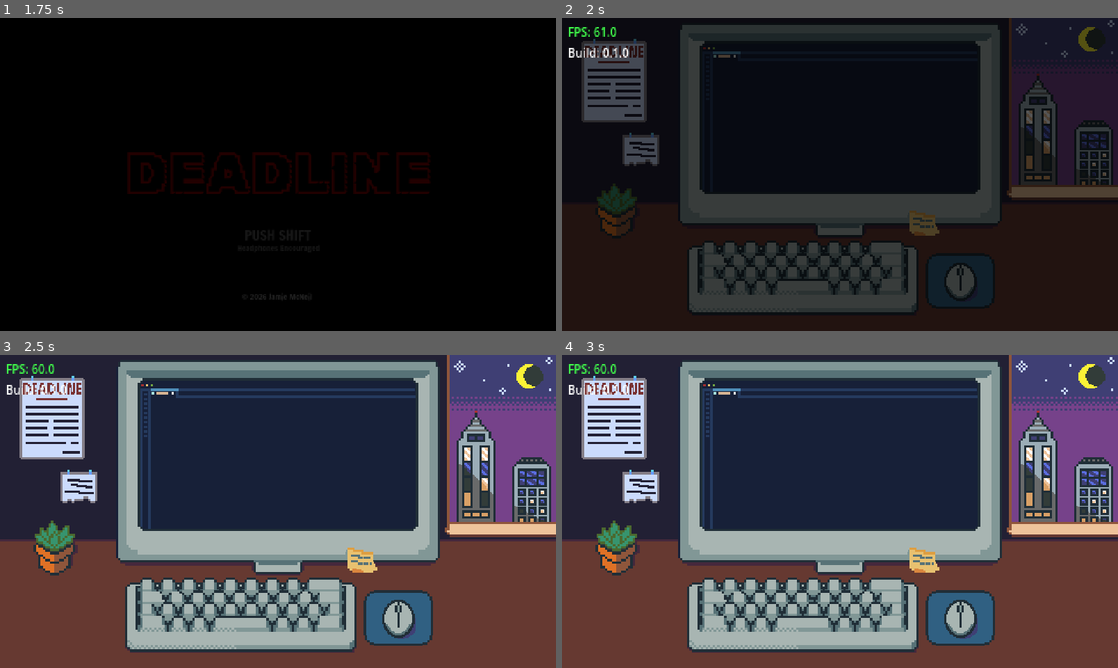
Above: before the commit, frames 1-4 (two rows, left to right).
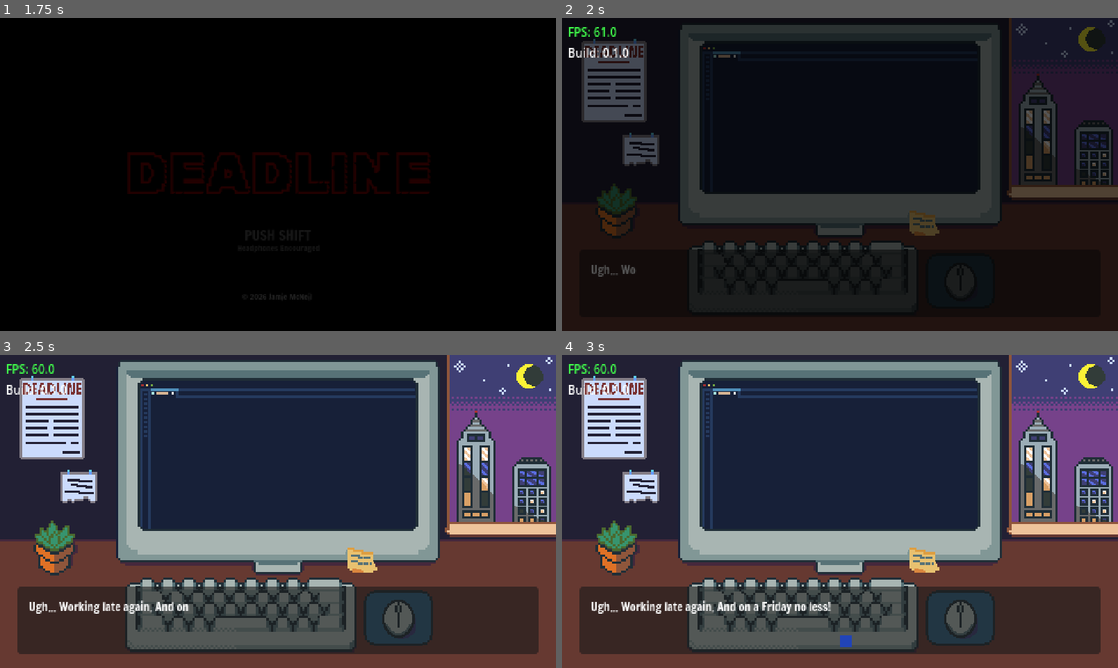
Above: after the commit, the same moments.

Repository: mcneiljv/game-off-2026
Game: Godot game, scene res://src/core/main_game/title_screen.tscn
Two runs of this game, one before a commit and one after it. Both use one fixed random seed, a clock stepped at 60 frames per second and the inputs below. Sound files missing from this copy of the repository are replaced by a short silence.
Inputs:
- Up to frame 1 (1.75 s): hold Shift (left_shift) from 1.28 s (still down)
- Up to frame 2 (2 s): keep holding Shift (left_shift)
- Up to frame 3 (2.5 s): release Shift (left_shift) at 2.03 s
- Up to frame 4 (3 s): no input

Frame 1 is identical in both runs. In frame 2, 6.3% of the frame differs, in the area x 5-75%, y 74-94%; in frame 3, 18%; in frame 4, 18%, in the area x 3-97%, y 74-96%.

Commit message:
Fix first dialog skipped bug; Update dialog to latest script; Add web export preset

Diff:
--- a/assets/data/dialog.json
+++ b/assets/data/dialog.json
@@ -1,96 +1,72 @@
 [
   {
     "type": "dialog",
-    "text": "Ugh... It's Friday night and I'm working late again. I've just gotta get the code for this bug fix submitted for review, then I can go home."
-  },
-  {
-    "type": "dialog",
-    "text": "It just feels so unfair. Everyone else left hours ago, even my boss."
-  },
-  {
-    "type": "dialog",
-    "text": "I also forgot to eat today..."
-  },
-  {
-    "type": "dialog",
-    "text": "Well, this should only take about an hour. Let's push on."
-  },
-  {
-    "type": "typing",
-    "text": "// TODO: refactor before code freeze\nfunction submitReport(user) {\n  if (!user) return null;\n  return synergize(user.data);\n}"
-  },
-  {
-    "type": "dialog",
-    "text": "Man, these app breaking bugs keep popping up more and more. It's almost like we should take time to focus on tech debt instead of shoving in new features."
-  },
-  {
-    "type": "dialog",
-    "text": "Heh, that'll never happen."
-  },
-  {
-    "type": "typing",
-    "text": "const MAX_RETRIES = 3;\nlet attempts = 0;\n\nasync function saveOrder(order) {\n  attempts++;\n  return await api.post(order);\n}"
-  },
-  {
-    "type": "typing",
-    "text": "def validate_input(data):\n    # TODO: leverage existing schema\n    if data is None:\n        raise ValueError('empty')\n    return data.strip()",
+    "text": "Ugh... Working late again. And on a Friday no less!"
+  },
+  {
+    "type": "dialog",
+    "text": "I've just gotta get this bug sorted, then I can go home and get some much needed sleep."
+  },
+  {
+    "type": "dialog",
+    "text": "This is so unfair. Everyone else left hours ago, even my boss."
+  },
+  { "type": "dialog", "text": "I also haven't eaten since noon..." },
+  {
+    "type": "dialog",
+    "text": "But there's no way around it, I have to get this code submitted tonight or I'll risk getting fired."
+  },
+  { "type": "typing", "text": "// typing block 1" },
+  {
+    "type": "dialog",
+    "text": "Man, these app breaking bugs keep cropping up more and more. It's almost like we should focus on fixing tech debt instead of shoving in \"Exciting New Features\"."
+  },
+  { "type": "dialog", "text": "Yeah, right. Like that'll ever happen." },
+  { "type": "typing", "text": "// typing block 2" },
+  { "type": "typing", "text": "// typing block 3" },
+  {
+    "type": "typing",
+    "text": "// typing block 4",
     "sound": "MonsterTension1",
-    "closeness": 0.2
-  },
-  {
-    "type": "dialog",
-    "text": "What the hell was that?"
-  },
-  {
-    "type": "dialog",
-    "text": "..."
-  },
+    "closeness": 0.15,
+    "delay": 3.0
+  },
+  { "type": "dialog", "text": "What the hell was that?!" },
+  { "type": "dialog", "text": "..." },
   {
     "type": "dialog",
     "text": "I guess it could just be the building settling... Weird."
   },
-  {
-    "type": "dialog",
-    "text": "I just wanna get this crap done and go home."
-  },
-  {
-    "type": "typing",
-    "text": "// ship now, circle back later\nconst hotfix = (bug) => {\n  bug.status = 'resolved';\n  return bug;\n};"
-  },
-  {
-    "type": "dialog",
-    "text": "Boss: Hey Finley, just wanted to touch base. Where are we on that bug fix?",
-    "sound": "MobileBuzz",
-    "closeness": 0.6
-  },
-  {
-    "type": "dialog",
-    "text": "Haha! \"We\". As if she's here working on this crap with me."
-  },
-  {
-    "type": "dialog",
-    "text": "You: Hey Karen. I should be finished up within the hour. Sorry for the delay!"
-  },
-  {
-    "type": "dialog",
-    "text": "Boss: Alright, just let me know when you're finished. It's critical that we get this fix in tonight.",
-    "sound": "MobileBuzz",
-    "closeness": 0.6
-  },
-  {
-    "type": "dialog",
-    "text": "You: Can do!"
-  },
-  {
-    "type": "typing",
-    "text": "const deadline = '11:59 PM';\nlet bandwidth = 0;\n\nwhile (bandwidth < 100) {\n  circleBack(manager);\n}"
-  },
-  {
-    "type": "typing",
-    "text": "<div class='dashboard'>\n  <h1>Synergy Metrics</h1>\n  <p>Moving the needle daily.</p>\n</div>\n<!-- low-hanging fruit -->",
+  { "type": "dialog", "text": "I just wanna get this done and go home." },
+  { "type": "typing", "text": "// typing block 5" },
+  {
+    "type": "dialog",
+    "text": "Boss: Hey Finley, I just wanted to touch base. Where are we at on that bug fix?",
+    "sound": "MobileBuzz",
+    "closeness": 0.6
+  },
+  {
+    "type": "dialog",
+    "text": "Ha! \"We\". As if she's here working on this crap with me."
+  },
+  {
+    "type": "dialog",
+    "text": "You: Hey Karen! I should be finished up within an hour. Sorry for the delay!"
+  },
+  {
+    "type": "dialog",
+    "text": "Boss: Alright, just let me know when you're finished. It's critical that we get this fix deployed tonight.",
+    "sound": "MobileBuzz",
+    "closeness": 0.6
+  },
+  { "type": "dialog", "text": "You: Can do!" },
+  { "type": "typing", "text": "// typing block 6" },
+  {
+    "type": "typing",
+    "text": "// typing block 7",
     "sound": "MonsterTension2",
-    "closeness": 0.3,
-    "delay": 1.0
+    "closeness": 0.35,
+    "delay": 3.0
   },
   {
     "type": "dialog",
@@ -98,27 +74,18 @@
   },
   {
     "type": "dialog",
-    "text": "Maybe it's just one of my co-workers playing a prank on me. They know I'm working late again."
-  },
-  {
-    "type": "dialog",
-    "text": "Very funny guys. Knock it off! I'm trying to do the work you all didn't wanna do."
-  },
-  {
-    "type": "dialog",
-    "text": "Assholes."
-  },
-  {
-    "type": "typing",
-    "text": "def validate_input(data):\n    # TODO: leverage existing schema\n    if data is None:\n        raise ValueError('empty')\n    return data.strip()"
-  },
-  {
-    "type": "typing",
-    "text": "// who else is in the building?\nconst alone = true;\nif (alone === true) {\n  console.log('good');\n}\n// ...right?"
-  },
-  {
-    "type": "dialog",
-    "text": "Spouse: Hey! I thought you'd be home already. Where are you?",
+    "text": "You know, it's probably just one of my co-workers playing a prank on me. Everyone knows I'm here late again."
+  },
+  {
+    "type": "dialog",
+    "text": "Very funny, knock it off! I'm just trying to finish my code so I can leave this damn desk."
+  },
+  { "type": "dialog", "text": "Assholes." },
+  { "type": "typing", "text": "// typing block 8" },
+  { "type": "typing", "text": "// typing block 9" },
+  {
+    "type": "dialog",
+    "text": "Spouse: Hey, I thought you'd be home already. Where are you?",
     "sound": "MobileBuzz",
     "closeness": 0.6
   },
@@ -138,7 +105,17 @@
   },
   {
     "type": "dialog",
-    "text": "Spouse: You said that last time... Ugh. Fine. Just text me when you're leaving the office.",
+    "text": "Spouse: You said that last time... You haven't been sleeping. I'm worried about your mental health.",
+    "sound": "MobileBuzz",
+    "closeness": 0.6
+  },
+  {
+    "type": "dialog",
+    "text": "You: I promise I'll get some sleep this weekend. I just really have to get this done."
+  },
+  {
+    "type": "dialog",
+    "text": "Spouse: Ugh. Fine. Just text me when you're leaving the office.",
     "sound": "MobileBuzz",
     "closeness": 0.6
   },
@@ -156,30 +133,74 @@
   },
   {
     "type": "dialog",
-    "text": "I'll just pour a quick cup of coffee.",
+    "text": "I'll just make a quick cup of coffee and get back to it.",
     "sound": "CoffeePour",
     "closeness": 0.8
   },
-  {
-    "type": "dialog",
-    "text": "Alright, back to working on this damn bug."
-  },
-  {
-    "type": "typing",
-    "text": "let bandwidth = 0;\nlet coffee = 0;\n\nwhile (deadline > now) {\n  bandwidth--;\n  coffee++;\n}"
-  },
-  {
-    "type": "typing",
-    "text": "// stakeholder feedback: 'make it pop'\nfunction deepDive(ticket) {\n  ticket.priority = 'critical';\n  ticket.owner = 'me';\n  ticket.sleep = false;\n}"
-  },
-  {
-    "type": "dialog",
-    "text": "Boss: Just circling back since it's getting late. I have to go to bed soon. Have you submitted your code yet?",
-    "sound": "MobileBuzz",
-    "closeness": 0.6
-  },
-  {
-    "type": "dialog",
-    "text": "[color=red]Yes boss :)[/color]"
-  }
+  { "type": "dialog", "text": "Alright, now back to this damn bug." },
+  { "type": "typing", "text": "// typing block 10" },
+  { "type": "typing", "text": "// typing block 11" },
+  {
+    "type": "typing",
+    "text": "// typing block 12",
+    "sound": "MonsterTension3",
+    "closeness": 0.6,
+    "delay": 3.0
+  },
+  { "type": "dialog", "text": "Okay, what the actual hell is happening?!..." },
+  { "type": "dialog", "text": "Now that I think about it..." },
+  {
+    "type": "dialog",
+    "text": "This can't be my co-workers messing with me. The whole building is locked up, and I would've heard them use their keycards to come in."
+  },
+  {
+    "type": "dialog",
+    "text": "I'm probably just hearing things. I've been running on coffee for days. I just wanna be home man..."
+  },
+  { "type": "dialog", "text": "But I'm so close to cranking this out." },
+  {
+    "type": "dialog",
+    "text": "I can't get fired now. The job market is terrible... And I can't go through 10 rounds of coding interviews."
+  },
+  {
+    "type": "dialog",
+    "text": "Just gotta keep drinking this coffee and press on."
+  },
+  { "type": "typing", "text": "// typing block 13" },
+  { "type": "typing", "text": "// typing block 14" },
+  { "type": "typing", "text": "// typing block 15" },
+  {
+    "type": "dialog",
+    "text": "There. Now I just have to make some minor cleanup, push this code and I'm home-free."
+  },
+  { "type": "typing", "text": "// typing block 16" },
+  {
+    "type": "typing",
+    "text": "// typing block 17",
+    "sound": "MonsterTension4",
+    "closeness": 0.85,
+    "delay": 3.0
+  },
+  { "type": "dialog", "text": "Jesus." },
+  { "type": "dialog", "text": "I have to be going crazy." },
+  { "type": "dialog", "text": "Is that sound getting CLOSER?" },
+  { "type": "dialog", "text": "Am I just paranoid?" },
+  { "type": "dialog", "text": "I... I just have to push this code." },
+  { "type": "dialog", "text": "I can't stop now." },
+  { "type": "typing", "text": "// typing block 18" },
+  { "type": "typing", "text": "// typing block 19" },
+  {
+    "type": "typing",
+    "text": "// typing block 20",
+    "sound": "MonsterTension5",
+    "closeness": 1.0,
+    "delay": 3.0
+  },
+  {
+    "type": "dialog",
+    "text": "Boss: Just circling back. It's getting late and I have to go to sleep soon. Have you submitted your code yet?",
+    "sound": "MobileBuzz",
+    "closeness": 0.6
+  },
+  { "type": "dialog", "text": "[color=red]You: Yes boss. :)[/color]" }
 ]
--- a/src/core/main_game/main.tscn
+++ b/src/core/main_game/main.tscn
@@ -31,7 +31,6 @@
 texture = ExtResource("2_v63mv")
 
 [node name="DialogBox" type="PanelContainer" parent="." unique_id=1341418139]
-visible = false
 z_index = 1
 anchors_preset = 12
 anchor_top = 1.0
@@ -180,4 +179,5 @@
 
 [node name="CoffeePour" type="AudioStreamPlayer" parent="." unique_id=655558279]
 stream = ExtResource("13_drj1i")
+bus = &"SFX"
 script = ExtResource("21_grr58")
Not shown, added: export_presets.cfg
